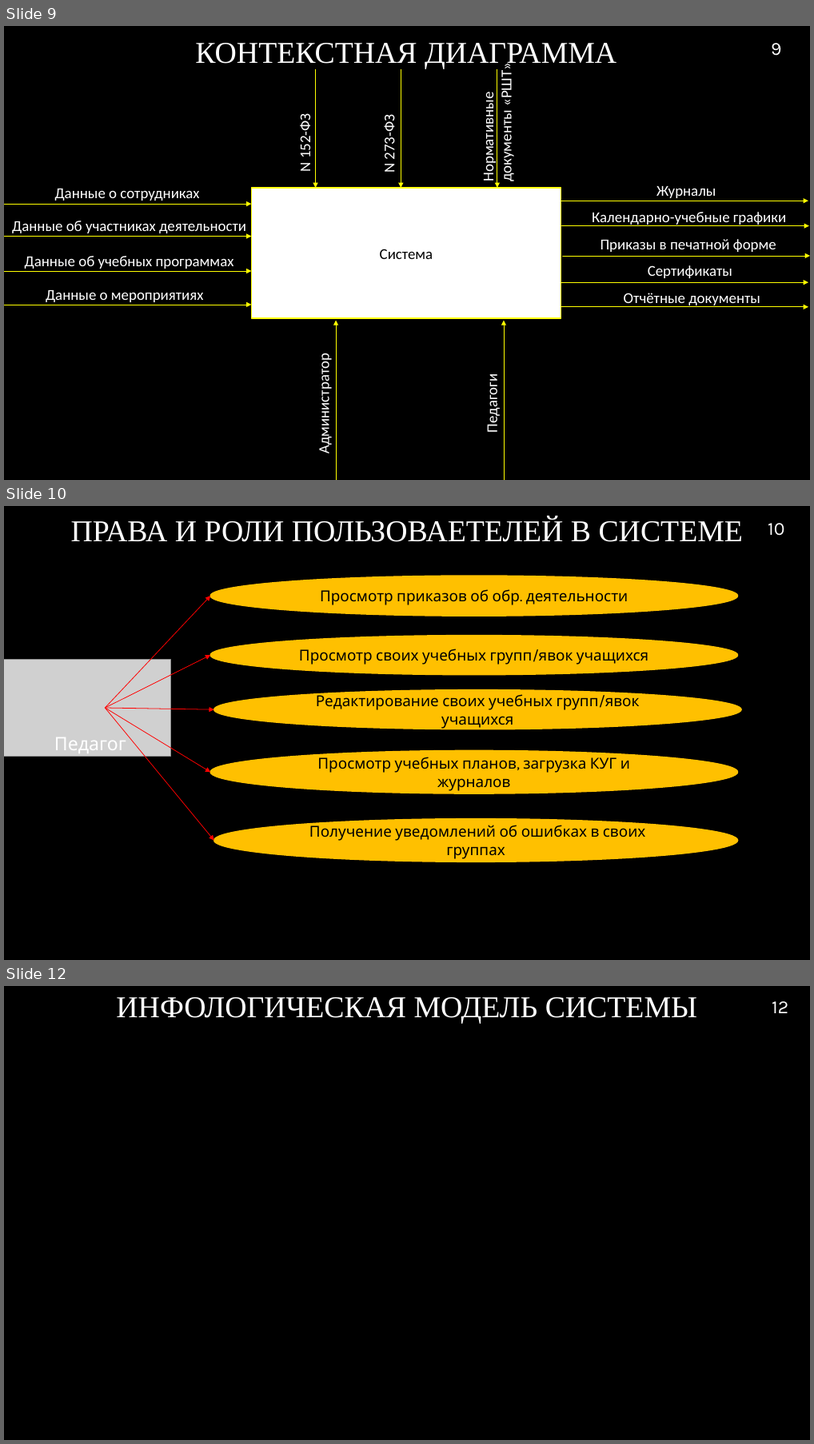
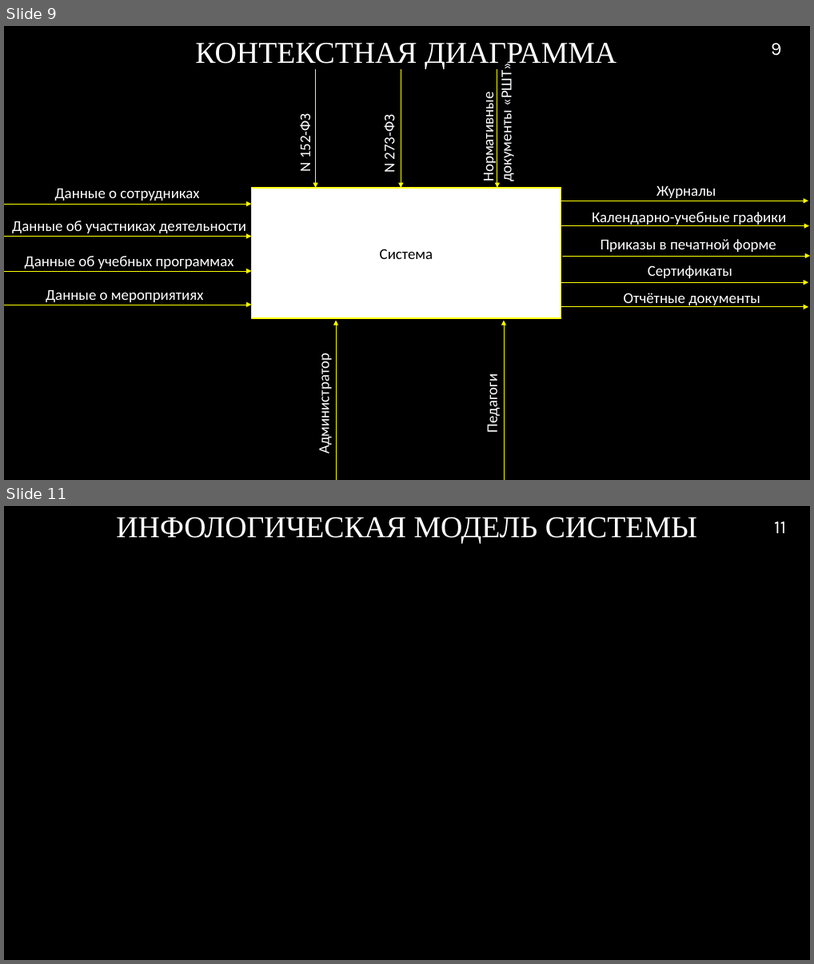
Before and after one commit to RAdKuzur/ASTU, a slide deck: Дипломная работа/Консультации Хоменко/Презентация v5.0 .pptx. Shown one above the other, each under a label of ours: slides 9, 10 and 12 before the commit, slides 9 and 11 after it; the slides between them are not shown. The pictures are 814x1444 and 814x964 pixels, drawn with LibreOffice and Linux fonts; fonts in the diff are those of the drawing; grey boxes stand for pictures; background and template pictures are left out. Boxes give left, top, right and bottom in pixels: in the first picture for what was removed or moved away, otherwise in the second. Text is boxed around its words. In the diff, an @@ line names an element or a change of style, - is before the commit and + after.

```diff
--- a/Дипломная работа/Консультации Хоменко/Презентация v5.0 .pptx
+++ b/Дипломная работа/Консультации Хоменко/Презентация v5.0 .pptx
@@ slide 10 removed at [4, 506, 810, 960], background picture (left out) @@
@@ title removed at [71, 518, 743, 542] @@
-ПРАВА И РОЛИ ПОЛЬЗОВАЕТЕЛЕЙ В СИСТЕМЕ
@@ page number removed at [768, 523, 785, 536] @@
-10
@@ ellipse removed at [211, 576, 738, 616] @@
-Просмотр приказов об обр. деятельности
@@ arrow removed from (105, 708) to (211, 596) @@
@@ ellipse removed at [211, 636, 738, 675] @@
-Просмотр своих учебных групп/явок учащихся
@@ picture removed at [4, 660, 171, 756] @@
@@ arrow removed from (105, 708) to (211, 655) @@
@@ ellipse removed at [214, 690, 742, 729] @@
-Редактирование своих учебных групп/явок учащихся
@@ arrow removed from (105, 708) to (214, 709) @@
@@ arrow removed from (105, 708) to (211, 772) @@
@@ arrow removed from (105, 708) to (214, 840) @@
@@ text removed at [54, 733, 126, 753] @@
-Педагог
@@ ellipse removed at [211, 751, 738, 793] @@
-Просмотр учебных планов, загрузка КУГ и журналов
@@ ellipse removed at [214, 819, 738, 862] @@
-Получение уведомлений об ошибках в своих группах
@@ what was slide 12 is now slide 11 @@
@@ page number at [774, 521, 786, 533]: text changed @@
-12
+11
```
Also in this commit, not shown: 1 slide changed, 1 slide added, 1 other slide removed.
